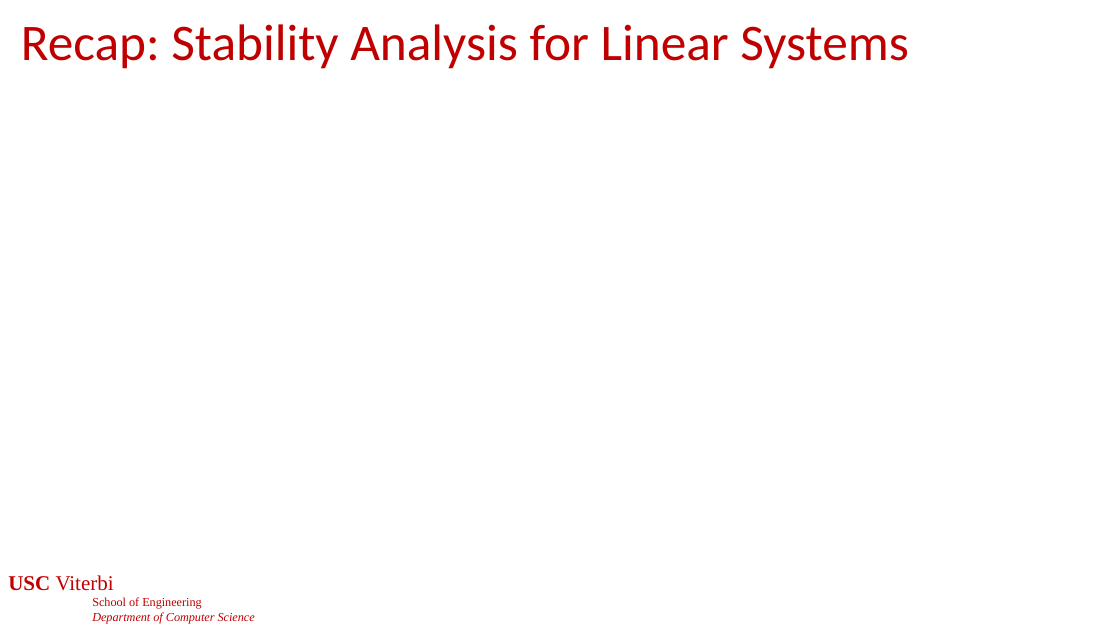
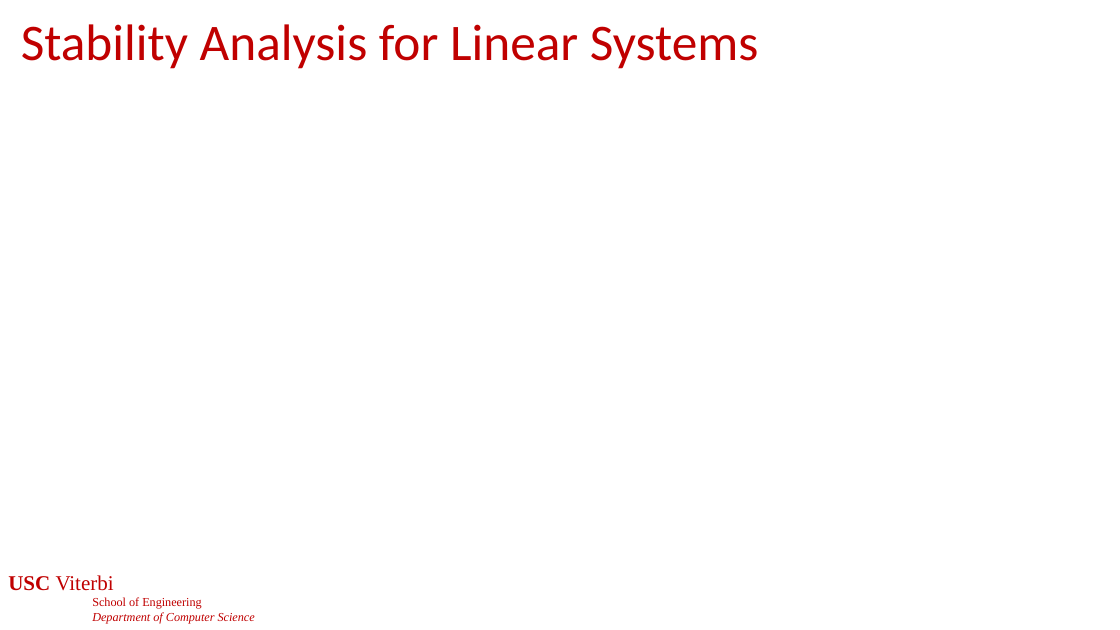
Before and after one commit to jdeshmukh/jdeshmukh.github.io, a slide deck: slide 2 of teaching/cs513slides/lecture4-Stability-Hybrid-Systems.pptx. Drawn at 1120x630 pixels with LibreOffice and Linux fonts; fonts in the diff are those of the drawing; grey boxes stand for pictures; background and template pictures are left out. Boxes give left, top, right and bottom in pixels: in the first picture for what was removed or moved away, otherwise in the second. Text is boxed around its words. In the diff, an @@ line names an element or a change of style, - is before the commit and + after.

```diff
--- a/teaching/cs513slides/lecture4-Stability-Hybrid-Systems.pptx
+++ b/teaching/cs513slides/lecture4-Stability-Hybrid-Systems.pptx
@@ title at [21,24,759,69]: text changed @@
-Recap: Stability Analysis for Linear Systems
+Stability Analysis for Linear Systems
```
Also in this commit, not shown: 4 other slides changed, 1 slide added, 1 other file.
